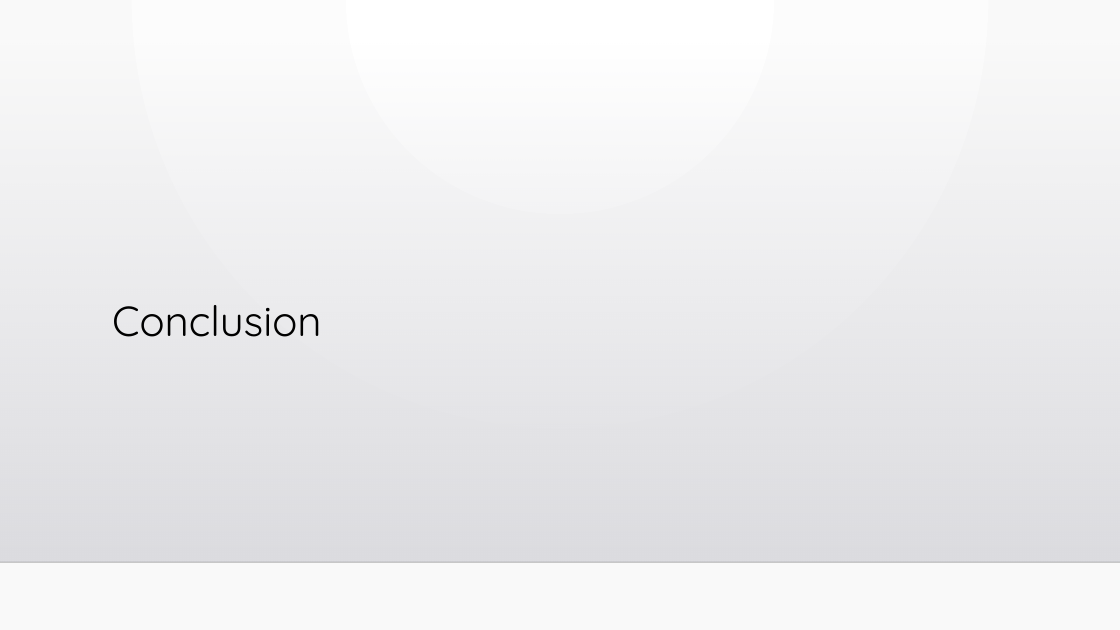
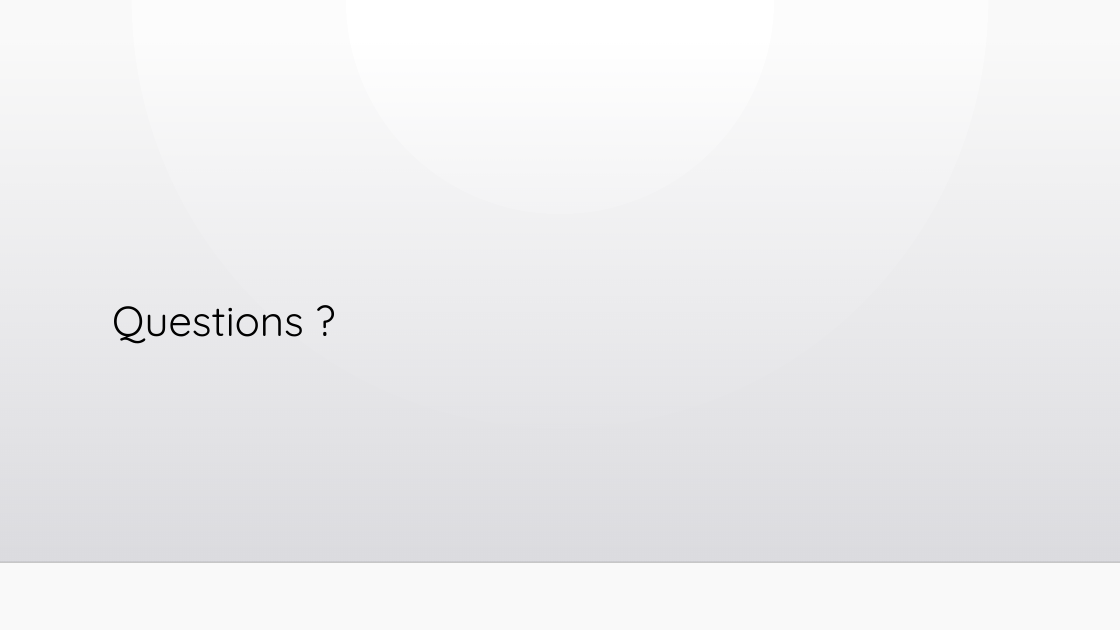
Before and after one commit to sevbch/PPC, a slide deck: slide 9 of soutenance.pptx. Drawn at 1120x630 pixels with LibreOffice and Linux fonts; fonts in the diff are those of the drawing; background and template pictures are left out. Boxes give left, top, right and bottom in pixels: in the first picture for what was removed or moved away, otherwise in the second. Text is boxed around its words. In the diff, an @@ line names an element or a change of style, - is before the commit and + after.

```diff
--- a/soutenance.pptx
+++ b/soutenance.pptx
@@ title at box(112, 306, 304, 344): text changed @@
-Conclusion
+Questions ?
```
Also in this commit, not shown: 1 other slide changed, 2 other files.
